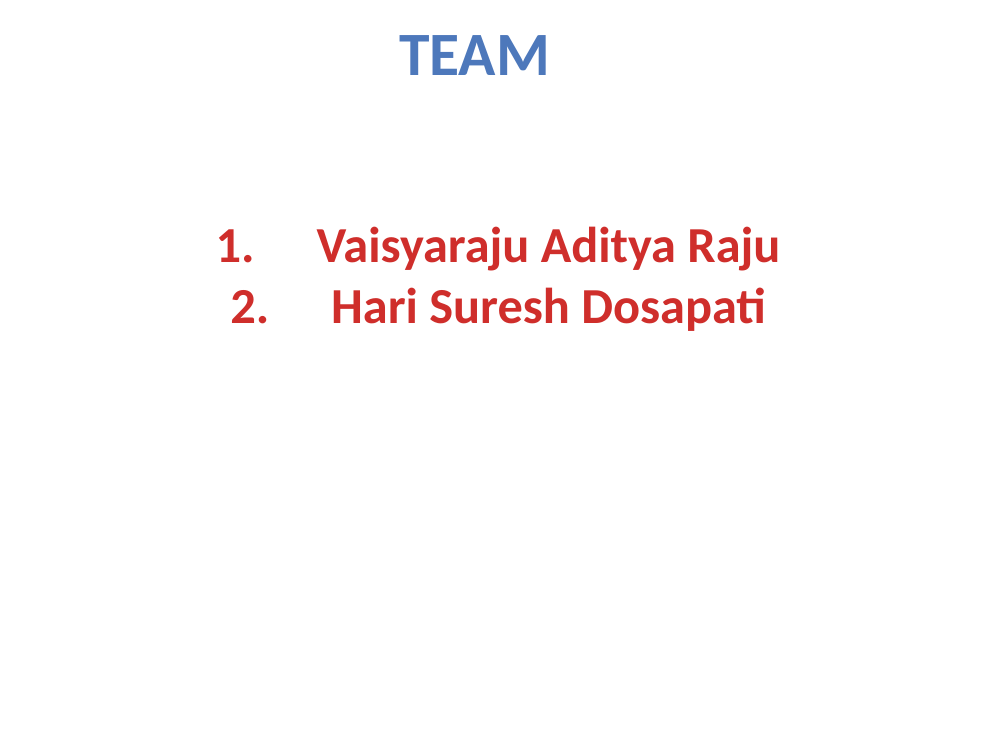
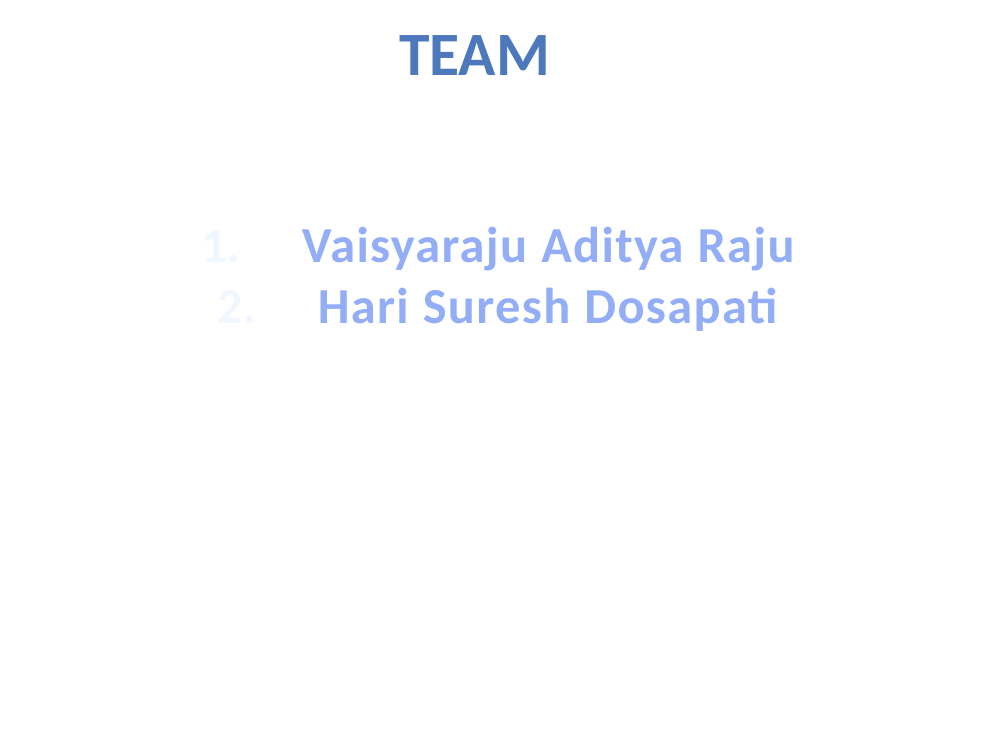
Before and after one commit to AdityaRaju/StoryBoard, a slide deck: slide 6 of web/ppt/PeekEstimate.pptx. Drawn at 1008x756 pixels with LibreOffice and Linux fonts; fonts in the diff are those of the drawing. Boxes give left, top, right and bottom in pixels: in the first picture for what was removed or moved away, otherwise in the second. Text is boxed around its words. In the diff, an @@ line names an element or a change of style, - is before the commit and + after.

```diff
--- a/web/ppt/PeekEstimate.pptx
+++ b/web/ppt/PeekEstimate.pptx
@@ text "Vaisyaraju Aditya Raju": place and size @@
-text "Vaisyaraju Aditya Raju" at box(317, 226, 780, 331)
+text "Vaisyaraju Aditya Raju" at box(302, 227, 795, 331)
@@ text "Vaisyaraju Aditya Raju" at box(302, 227, 795, 331): text colour gradient #FC7C7A to #D02F2C to #C70500 to #0D7BFF at 6% opacity, letter spacing 0 to 1 pt, letter outline none to #93AEF7 1.42 pt @@
```
Also in this commit, not shown: 2 other slides changed, 1 slide added, 1 slide removed, 3 other files.
